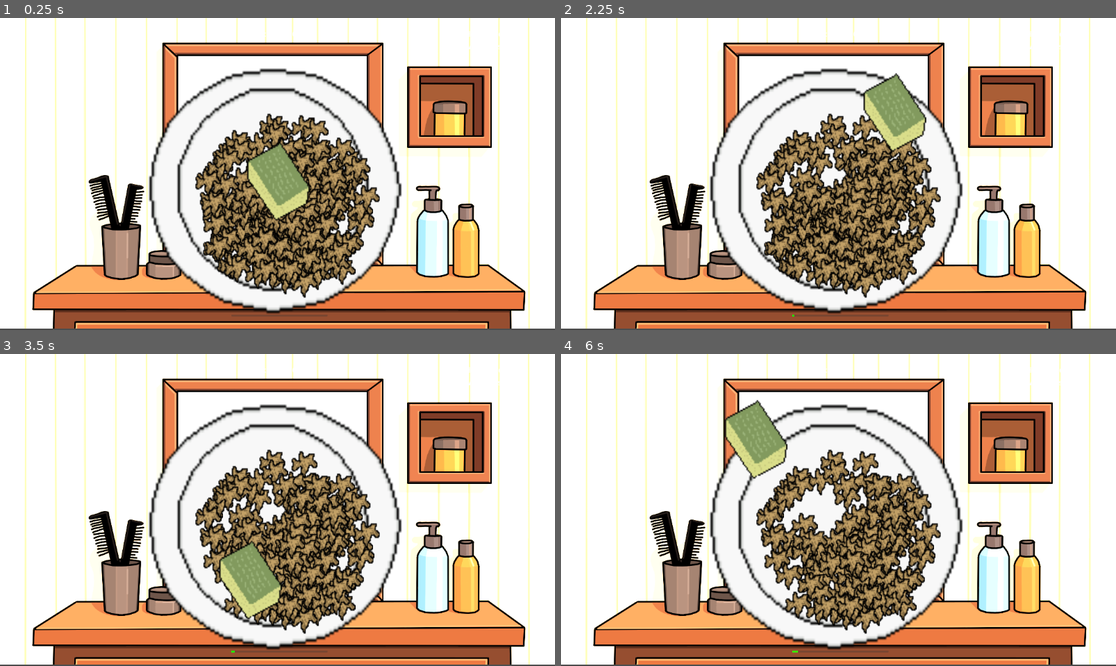
Above: before the commit, frames 1-4 (two rows, left to right).
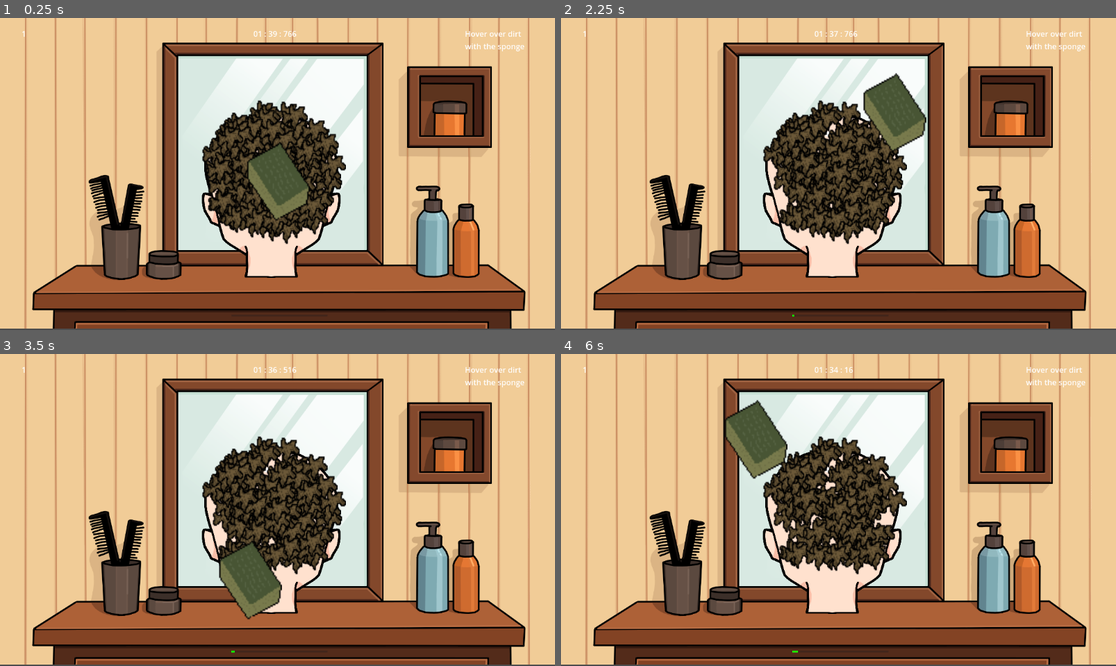
Above: after the commit, the same moments.

Repository: Warreign/fortune-favors-the-bold
Game: Godot game, scene res://Scenes/HairGroom.tscn
Same seed, same stepped clock (60 frames per second), same inputs: the game is played once before the commit and once after it. The project has no main scene, so this scene is started directly.
Inputs (mouse positions are in pixels of both pictures, inside the frame that each line leads up to):
- Up to frame 1 (0.25 s): no input
- Up to frame 2 (2.25 s): tap Enter at 0.5, 2 s; move the mouse to (960, 158) at 0.52 s; tap Space at 1.25 s; move the mouse to (727, 189) at 1.27 s; move the mouse to (894, 105) at 2.02 s
- Up to frame 3 (3.5 s): tap Space at 2.75 s; move the mouse to (249, 572) at 2.77 s
- Up to frame 4 (6 s): tap Enter at 3.5 s; move the mouse to (1005, 556) at 3.52 s; tap Space at 4.25 s; move the mouse to (672, 463) at 4.27 s; move the mouse to (866, 510) at 5.02 s; move the mouse to (755, 432) at 5.77 s

The runs differ from the first frame. In frame 1, 91% of the frame differs, in the area x 0-100%, y 0-100%; in frame 2, 91%; in frame 3, 91%; in frame 4, 91%.

Commit message:
improved circle

Diff:
--- a/Scenes/HairGroom.tscn
+++ b/Scenes/HairGroom.tscn
@@ -2,13 +2,13 @@
 
 [ext_resource type="Texture2D" uid="uid://7ugarm1hxci4" path="res://Sprites/WashGame/Game.png" id="1_0nlrr"]
 [ext_resource type="Script" uid="uid://blqx70sywhngi" path="res://Scripts/hair_spawner.gd" id="1_hivxq"]
-[ext_resource type="Texture2D" uid="uid://btxyxybofpojj" path="res://Sprites/WashGame/Plate.png" id="2_l2ru7"]
+[ext_resource type="Texture2D" uid="uid://pief7y7ppxla" path="res://Sprites/WashGame/headF.png" id="2_0nlrr"]
 [ext_resource type="Script" uid="uid://cbb0f3rgtib20" path="res://Scripts/shaver.gd" id="3_i71ie"]
 [ext_resource type="PackedScene" uid="uid://dr7seaticcntf" path="res://Prefabs/Hair.tscn" id="4_3xqlg"]
 [ext_resource type="Texture2D" uid="uid://b3yvrtrvg4o2m" path="res://Sprites/WashGame/Sponge.png" id="6_n14uh"]
 
 [sub_resource type="CircleShape2D" id="CircleShape2D_0nlrr"]
-radius = 251.00797
+radius = 129.0
 
 [sub_resource type="RectangleShape2D" id="RectangleShape2D_twggc"]
 size = Vector2(81.5586, 35.125847)
@@ -29,9 +29,9 @@
 offset_bottom = 528.0
 
 [node name="Plate" type="Sprite2D" parent="Head"]
-position = Vector2(227, 259)
-scale = Vector2(4.5, 5.0625)
-texture = ExtResource("2_l2ru7")
+position = Vector2(213.99994, 290.99994)
+scale = Vector2(0.2554876, 0.2309982)
+texture = ExtResource("2_0nlrr")
 
 [node name="CenterContainer" type="VBoxContainer" parent="."]
 anchors_preset = 8
@@ -94,7 +94,7 @@
 [node name="Area2D" type="Area2D" parent="."]
 
 [node name="ReferenceHeadCollision" type="CollisionShape2D" parent="Area2D"]
-position = Vector2(569, 357)
+position = Vector2(539, 287)
 shape = SubResource("CircleShape2D_0nlrr")
 
 [node name="HairSpawner" type="Node" parent="."]
@@ -127,6 +127,7 @@
 with the sponge"
 
 [node name="DirectionalLight2D" type="DirectionalLight2D" parent="."]
+energy = 0.1
 
 [node name="Shaver" type="CharacterBody2D" parent="." groups=["Shaver"]]
 z_index = 1
--- a/Scripts/hair_spawner.gd
+++ b/Scripts/hair_spawner.gd
@@ -93,14 +93,15 @@
 
 
 func spawn_hairs(number: int):
-	var spawn_rect = $"../ReferenceRect"
-	var rect_center = spawn_rect.position + Vector2(spawn_rect.size.x/2, spawn_rect.size.x/2)
+	# var spawn_rect = $"../ReferenceRect"
+	var spawn_rad = $"../Area2D/ReferenceHeadCollision".shape.radius
+	var rect_center = $"../Area2D/ReferenceHeadCollision".global_position
 	var pos
 	var radius
 	var angle
 	# https://www.youtube.com/watch?v=33odP1o2N2Q
 	for n in number:
-		radius = randf_range(-spawn_rect.size.y/2, spawn_rect.size.y/2)
+		radius = randf_range(-spawn_rad, spawn_rad)
 		angle = randf_range(0, 2*PI)
 		pos = rect_center + Vector2(radius * cos(angle), radius * sin(angle))
 		# pos = spawn_rect.position +\
Binary file added: Sprites/WashGame/headF.png
Not shown, added: Sprites/WashGame/headF.png.import
